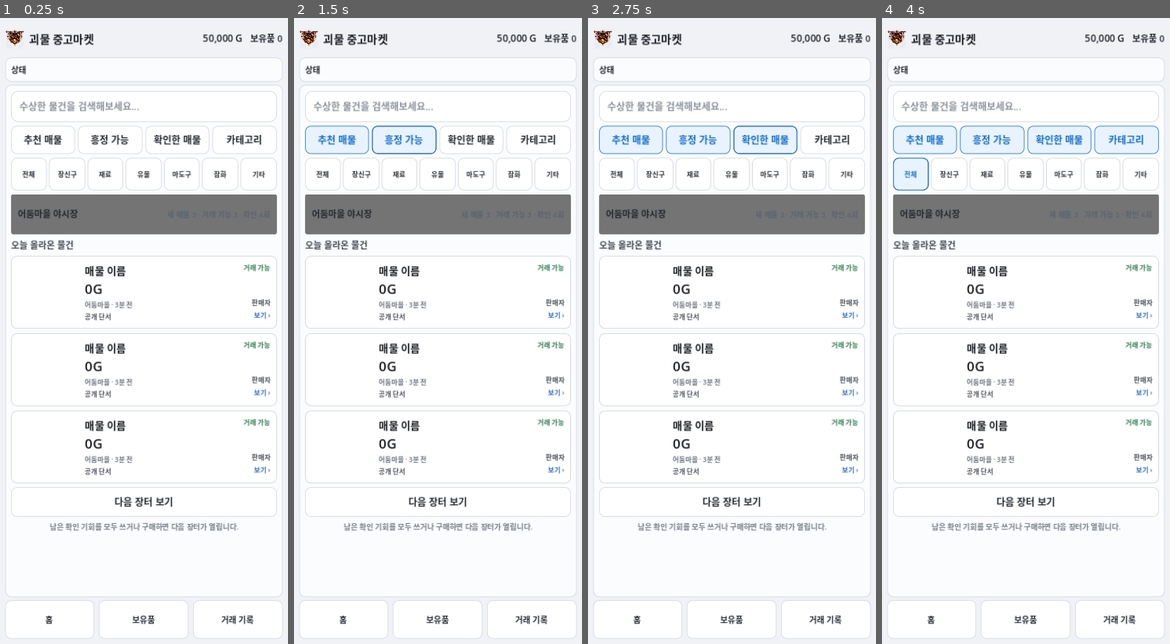
Above: before the commit, frames 1-4 (left to right).
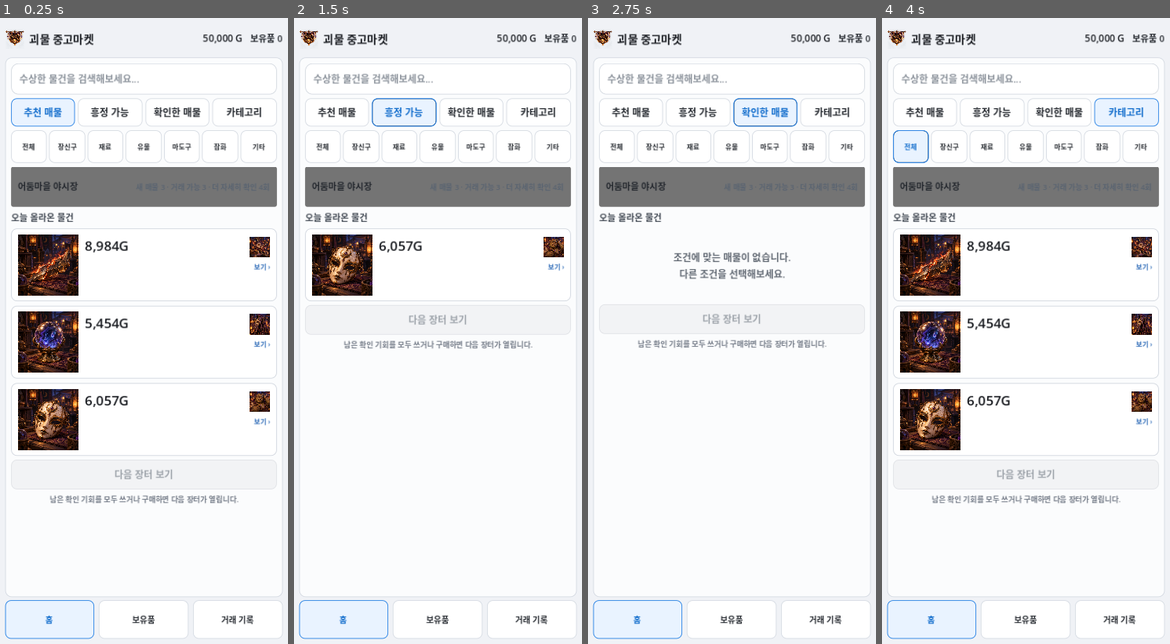
Above: after the commit, the same moments.

Repository: Queenrain9/monster-used-market
Game: Godot game, scene res://scenes/main.tscn
Same seed, same stepped clock (60 frames per second), same inputs: the game is played once before the commit and once after it.
Inputs:
- Up to frame 1 (0.25 s): no input
- Up to frame 2 (1.5 s): click "추천 매물" at 0.5 s; click "흥정 가능" at 1.25 s
- Up to frame 3 (2.75 s): click "확인한 매물" at 2 s
- Up to frame 4 (4 s): click "카테고리" at 2.75 s; click "전체" at 3.5 s

The runs differ from the first frame. In frame 1, 23% of the frame differs, in the area x 1-98%, y 7-100%; in frame 2, 18%; in frame 3, 17%; in frame 4, 24%.
Error before the commit: Invalid assignment of property or key 'texture' with value of type 'CompressedTexture2D' on a base object of type 'null instance'. (res://scripts/main.gd:156)

Commit message:
ui: connect compact detail and appraisal focus flow

Diff:
--- a/scripts/main.gd
+++ b/scripts/main.gd
@@ -68,8 +68,8 @@
 	$Margin/RootVBox/DetailPanel/Scroll/Box/InvestigationGrid/InspectButton1,
 	$Margin/RootVBox/DetailPanel/Scroll/Box/InvestigationGrid/InspectButton2,
 	$Margin/RootVBox/DetailPanel/Scroll/Box/InvestigationGrid/InspectButton3,
-	$Margin/RootVBox/DetailPanel/Scroll/Box/ActionRow/InspectButton4,
-	$Margin/RootVBox/DetailPanel/Scroll/Box/MarketPricePanel/PriceBox/InspectButton5
+	$Margin/RootVBox/DetailPanel/Scroll/Box/InvestigationGrid/InspectButton4,
+	$Margin/RootVBox/DetailPanel/Scroll/Box/InvestigationGrid/InspectButton5
 ]
 @onready var resale_option = $Margin/RootVBox/DetailPanel/Scroll/Box/ResaleOption
 @onready var max_buy_slider = $Margin/RootVBox/DetailPanel/Scroll/Box/MaxBuySlider
@@ -93,20 +93,21 @@
 
 @onready var appraisal_pre_view = $Margin/RootVBox/AppraisalPanel/Scroll/Box/PreView
 @onready var appraisal_result_view = $Margin/RootVBox/AppraisalPanel/Scroll/Box/ResultView
-@onready var appraisal_title = $Margin/RootVBox/AppraisalPanel/Scroll/Box/PreView/AppraisalTitle
-@onready var appraisal_info = $Margin/RootVBox/AppraisalPanel/Scroll/Box/PreView/AppraisalInfo
-@onready var appraisal_clues = $Margin/RootVBox/AppraisalPanel/Scroll/Box/PreView/AppraisalClues
-@onready var appraisal_state = $Margin/RootVBox/AppraisalPanel/Scroll/Box/PreView/AppraisalState
+@onready var appraisal_gold_label = $Margin/RootVBox/AppraisalPanel/Scroll/Box/TopBar/GoldLabel
+@onready var appraisal_title = $Margin/RootVBox/AppraisalPanel/Scroll/Box/PreView/ItemSummary/Row/Info/AppraisalTitle
+@onready var appraisal_info = $Margin/RootVBox/AppraisalPanel/Scroll/Box/PreView/ItemSummary/Row/Info/AppraisalInfo
+@onready var appraisal_clues = $Margin/RootVBox/AppraisalPanel/Scroll/Box/PreView/KnownPanel/AppraisalClues
+@onready var appraisal_state = $Margin/RootVBox/AppraisalPanel/Scroll/Box/PreView/ItemSummary/Row/Info/AppraisalState
 @onready var post_buttons = [
-	$Margin/RootVBox/AppraisalPanel/Scroll/Box/PreView/PostInspectButton1,
-	$Margin/RootVBox/AppraisalPanel/Scroll/Box/PreView/PostInspectButton2,
-	$Margin/RootVBox/AppraisalPanel/Scroll/Box/PreView/PostInspectButton3
+	$Margin/RootVBox/AppraisalPanel/Scroll/Box/PreView/InspectRow/PostInspectButton1,
+	$Margin/RootVBox/AppraisalPanel/Scroll/Box/PreView/InspectRow/PostInspectButton2,
+	$Margin/RootVBox/AppraisalPanel/Scroll/Box/PreView/InspectRow/PostInspectButton3
 ]
 @onready var professional_appraise_button = $Margin/RootVBox/AppraisalPanel/Scroll/Box/PreView/ProfessionalAppraiseButton
-@onready var appraisal_result_hero = $Margin/RootVBox/AppraisalPanel/Scroll/Box/ResultView/ResultHero
-@onready var appraisal_result_summary = $Margin/RootVBox/AppraisalPanel/Scroll/Box/ResultView/ResultItemSummary
-@onready var appraisal_result_metrics = $Margin/RootVBox/AppraisalPanel/Scroll/Box/ResultView/ResultMetrics
-@onready var appraisal_comment = $Margin/RootVBox/AppraisalPanel/Scroll/Box/ResultView/AppraiserComment
+@onready var appraisal_result_hero = $Margin/RootVBox/AppraisalPanel/Scroll/Box/ResultView/ResultHero/Row/ResultImage
+@onready var appraisal_result_summary = $Margin/RootVBox/AppraisalPanel/Scroll/Box/ResultView/ResultHero/Row/SummaryColumn/ResultItemSummary
+@onready var appraisal_result_metrics = $Margin/RootVBox/AppraisalPanel/Scroll/Box/ResultView/MetricsPanel/ResultMetrics
+@onready var appraisal_comment = $Margin/RootVBox/AppraisalPanel/Scroll/Box/ResultView/CommentPanel/AppraiserComment
 
 @onready var sale_title = $Margin/RootVBox/SalePanel/Scroll/Box/SaleTitle
 @onready var sale_info = $Margin/RootVBox/SalePanel/Scroll/Box/SaleInfo
@@ -153,7 +154,7 @@
 	$Backdrop.texture = Art.texture_for("ui", "market")
 	$Margin/RootVBox/Header/Brand.texture = Art.texture_for("ui", "brand")
 	$Margin/RootVBox/MarketPanel/Scroll/Box/MarketBanner/Art.texture = Art.texture_for("ui", "market")
-	$Margin/RootVBox/AppraisalPanel/Scroll/Box/PreView/AppraiserArt.texture = Art.texture_for("ui", "appraiser")
+	$Margin/RootVBox/AppraisalPanel/Scroll/Box/PreView/ItemSummary/Row/ItemArt.texture = Art.texture_for("ui", "appraiser")
 	_configure_mobile_ui()
 	_connect_buttons()
 	_setup_options()
@@ -201,7 +202,7 @@
 	$Margin/RootVBox/DetailPanel/Scroll/Box/TopBar/BackTopButton.pressed.connect(_go_market)
 	$Margin/RootVBox/DetailPanel/Scroll/Box/HeroRow/ImageColumn/ImageExpandButton.pressed.connect(_open_image_preview)
 	$Margin/RootVBox/DetailPanel/Scroll/Box/ThumbnailRow/Thumb1.pressed.connect(_open_image_preview)
-	$Margin/RootVBox/DetailPanel/Scroll/Box/ActionRow/NegotiationJumpButton.pressed.connect(_jump_to_trade_plan)
+	$Margin/RootVBox/DetailPanel/Scroll/Box/InvestigationGrid/NegotiationJumpButton.pressed.connect(_jump_to_trade_plan)
 	$ImagePreview/Box/CloseButton.pressed.connect(func(): $ImagePreview.hide())
 
 	offer_slider.value_changed.connect(_offer_slider_changed)
@@ -219,8 +220,9 @@
 	$Margin/RootVBox/InventoryPanel/Scroll/Box/InventoryMarketButton.pressed.connect(_go_market)
 
 	professional_appraise_button.pressed.connect(_professional_appraise)
-	$Margin/RootVBox/AppraisalPanel/Scroll/Box/PreView/AppraisalInventoryButton.pressed.connect(_go_inventory)
-	$Margin/RootVBox/AppraisalPanel/Scroll/Box/PreView/AppraisalSaleButton.pressed.connect(_open_sale)
+	$Margin/RootVBox/AppraisalPanel/Scroll/Box/TopBar/BackButton.pressed.connect(_go_inventory)
+	$Margin/RootVBox/AppraisalPanel/Scroll/Box/PreView/SecondaryActions/AppraisalInventoryButton.pressed.connect(_go_inventory)
+	$Margin/RootVBox/AppraisalPanel/Scroll/Box/PreView/SecondaryActions/AppraisalSaleButton.pressed.connect(_open_sale)
 	$Margin/RootVBox/AppraisalPanel/Scroll/Box/ResultView/ResultActions/StoreResultButton.pressed.connect(_go_inventory)
 	$Margin/RootVBox/AppraisalPanel/Scroll/Box/ResultView/ResultActions/PrepareResaleButton.pressed.connect(_confirm_prepare_resale)
 	$ResaleConfirmation.confirmed.connect(_open_sale)
@@ -406,7 +408,9 @@
 	var used: Array = listing.get("inspected_actions", [])
 	for i in range(inspect_buttons.size()):
 		var option: Dictionary = options[i]
-		inspect_buttons[i].text = "%s%s" % [option["label"], " · 확인 완료" if used.has(option["id"]) else ""]
+		var short_labels = ["외형", "각인", "작동 상태", "출처 묻기", "시세 조사"]
+		inspect_buttons[i].text = "%s%s" % [short_labels[i], " ✓" if used.has(option["id"]) else ""]
+		inspect_buttons[i].tooltip_text = str(option["label"])
 		inspect_buttons[i].disabled = investigation_remaining <= 0 or used.has(option["id"])
 
 	_populate_suspect_options(listing)
@@ -783,16 +787,23 @@
 	if owned.is_empty():
 		_go_inventory()
 		return
+
 	var listing: Dictionary = owned["listing"]
 	var appraisal_data: Dictionary = owned.get("appraisal_data", {})
 	var has_result = not appraisal_data.is_empty()
 	appraisal_pre_view.visible = not has_result
 	appraisal_result_view.visible = has_result
+	appraisal_gold_label.text = "%s G" % _money(gold)
 
 	if has_result:
 		appraisal_result_hero.texture = Art.texture_for("items", str(listing.get("item_id", "")))
-		appraisal_result_summary.text = "%s\n구매가 %sG · 판매자 %s" % [Art.item_name(listing), _money(int(owned["purchase_price"])), Art.seller_name(listing["seller"])]
-		appraisal_result_metrics.text = "진품 여부  ·  %s\n마력 잔량  ·  %s\n저주 강도  ·  %s\n희귀도  ·  %s\n예상 시세  ·  %s~%sG" % [
+		appraisal_result_summary.text = "%s\n구매가 %sG\n%s · %s" % [
+			Art.item_name(listing),
+			_money(int(owned["purchase_price"])),
+			appraisal_data["rarity"],
+			appraisal_data["condition"]
+		]
+		appraisal_result_metrics.text = "진품 여부   %s\n마력 잔량   %s\n저주 강도   %s\n희귀도      %s\n예상 시세   %s~%sG" % [
 			_appraisal_auth_text(str(appraisal_data["state"])),
 			appraisal_data.get("magic_grade", "C"),
 			appraisal_data.get("curse_grade", "없음"),
@@ -803,25 +814,28 @@
 		appraisal_comment.text = str(appraisal_data.get("comment", "감정 결과를 확인했습니다."))
 		return
 
-	appraisal_title.text = "감정소 · %s" % Art.item_name(listing)
-	appraisal_info.text = "매입가 %sG · 검사비 누적 %sG · 전문 감정비 %sG" % [
+	$Margin/RootVBox/AppraisalPanel/Scroll/Box/PreView/ItemSummary/Row/ItemArt.texture = Art.texture_for("items", str(listing.get("item_id", "")))
+	appraisal_title.text = Art.item_name(listing)
+	appraisal_info.text = "매입가 %sG\n검사비 누적 %sG · 전문 감정 %sG" % [
 		_money(int(owned["purchase_price"])),
 		_money(int(owned["inspection_cost_total"])),
-		_money(int(owned["appraisal_cost"]))
+		_money(Content.PROFESSIONAL_APPRAISAL_COST)
 	]
-	appraisal_clues.text = "현재까지 아는 정보\n%s" % _format_discovered_clues(listing)
+	var known_text = _format_discovered_clues(listing)
+	appraisal_clues.text = known_text if not known_text.is_empty() else "구매 전에 확실하게 확인한 정보가 없습니다."
 	appraisal_state.text = "추가 검사 %d회 남음" % int(owned["inspection_remaining"])
 
 	var options = engine.post_inspection_options(listing)
 	var used: Array = listing.get("post_inspected_actions", [])
+	var short_labels = ["재질", "마력", "내부 구조"]
 	for i in range(post_buttons.size()):
 		var option: Dictionary = options[i]
-		post_buttons[i].text = "%s · %sG%s" % [option["label"], _money(int(option["cost"])), " · 완료" if used.has(option["id"]) else ""]
+		post_buttons[i].text = "%s\n%sG%s" % [short_labels[i], _money(int(option["cost"])), " ✓" if used.has(option["id"]) else ""]
+		post_buttons[i].tooltip_text = str(option["label"])
 		post_buttons[i].disabled = int(owned["inspection_remaining"]) <= 0 or used.has(option["id"]) or gold < int(option["cost"])
 
 	professional_appraise_button.text = "전문 감정 · %sG" % _money(Content.PROFESSIONAL_APPRAISAL_COST)
 	professional_appraise_button.disabled = gold < Content.PROFESSIONAL_APPRAISAL_COST
-
 
 func _appraisal_auth_text(state: String) -> String:
 	if state == "진품":
@@ -1071,10 +1085,10 @@
 	for panel in [market_panel, detail_panel, deal_panel, inventory_panel, appraisal_panel, sale_panel, result_panel]:
 		panel.visible = panel == target
 
-	var detail_mode = target == detail_panel
-	global_header.visible = not detail_mode
-	status_panel.visible = target != market_panel and not detail_mode
-	nav_row.visible = not detail_mode
+	var focus_mode = target == detail_panel or target == appraisal_panel
+	global_header.visible = not focus_mode
+	status_panel.visible = target != market_panel and not focus_mode
+	nav_row.visible = not focus_mode
 
 	market_nav_button.set_pressed_no_signal(current_stage in ["market", "detail", "deal"])
 	inventory_nav_button.set_pressed_no_signal(current_stage in ["inventory", "appraisal", "sale"])
@@ -1084,6 +1098,7 @@
 func _update_header() -> void:
 	gold_label.text = "%s G" % _money(gold)
 	detail_gold_label.text = "%s G" % _money(gold)
+	appraisal_gold_label.text = "%s G" % _money(gold)
 	inventory_count_label.text = "보유품 %d" % owned_items.size()
 	stats_label.text = "완료 거래 %d회 · 오늘 %d회\n최고 순이익 %s · 최대 손실 %s" % [
 		total_deals, today_deals, _signed_money(best_profit), _signed_money(worst_loss)
